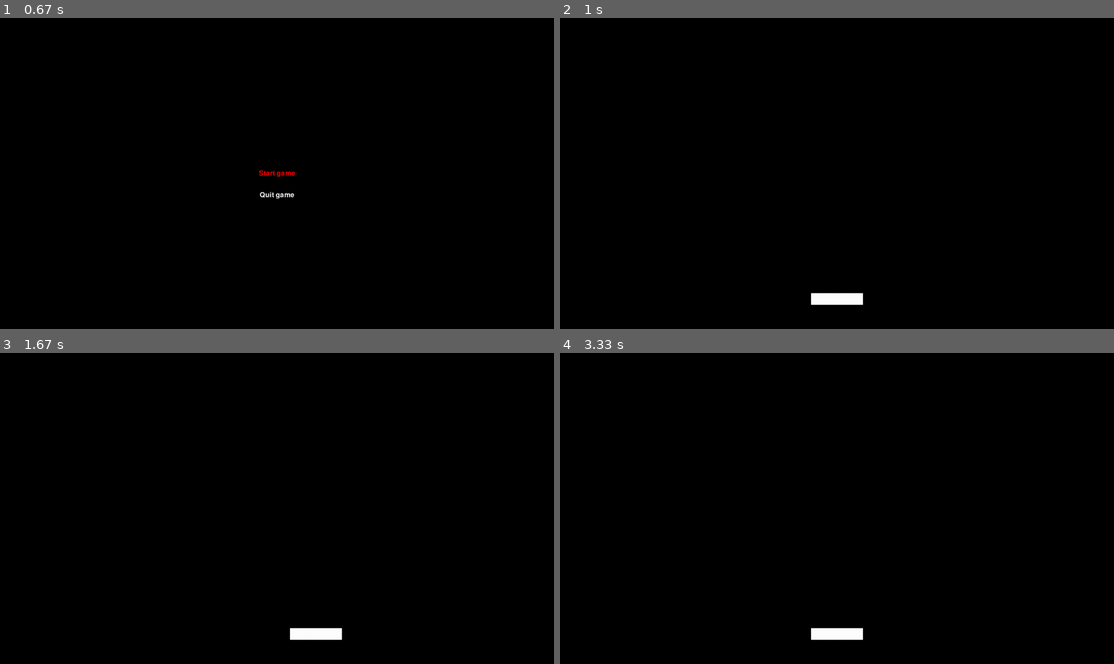
Above: before the commit, frames 1-4 (two rows, left to right).
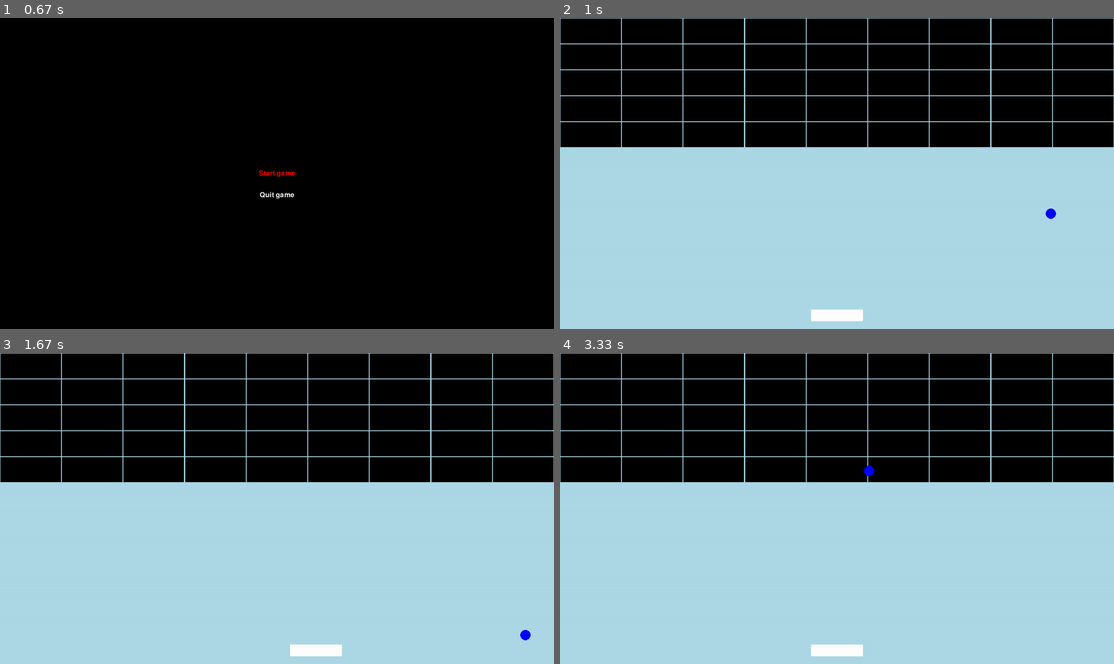
Above: after the commit, the same moments.

Repository: GuilhermeJuventino/Breakout-Pygame
Game: pygame game, started from main.py
The game is run twice, just before and just after one commit, with the same random seed, the same clock (stepped at 60 frames per second) and the same inputs.
Inputs:
- Up to frame 1 (0.67 s): tap Enter at 0.33 s
- Up to frame 2 (1 s): tap Enter at 0.67 s
- Up to frame 3 (1.67 s): hold Right 1-1.47 s; hold Left from 1.5 s (still down)
- Up to frame 4 (3.33 s): release Left at 2.03 s; hold Left 2.07-2.47 s; hold Right 2.5-3.13 s; hold Left from 3.17 s (still down)

Frame 1 is identical in both runs. In frame 2, 61% of the frame differs, in the area x 0-100%, y 0-100%; in frame 3, 61%; in frame 4, 61%.

Commit message:
Blocks and Ball in the game.
Added the blocks and the ball into the game, but they're still not fully functional yet.

Diff:
--- a/constants.py
+++ b/constants.py
@@ -2,3 +2,30 @@
 
 WIDTH = 1280
 HEIGHT = 720
+
+# Block settings
+
+BLOCK_MAP = [
+    "666666666666",
+    "444557755444",
+    "333333333333",
+    "222222222222",
+    "111111111111",
+    "            ",
+    "            ",
+    "            ",
+    "            "]
+
+COLOR_LEGEND = {
+    "1": "blue",
+    "2": "green",
+    "3": "red",
+    "4": "orange",
+    "5": "purple",
+    "6": "bronze",
+    "7": "grey"
+}
+
+GAP_SIZE = 2
+BLOCK_WIDTH = WIDTH / len(BLOCK_MAP) - GAP_SIZE
+BLOCK_HEIGHT = HEIGHT / len(BLOCK_MAP[0]) - GAP_SIZE
--- a/elements/ball.py
+++ b/elements/ball.py
@@ -2,20 +2,31 @@
 import constants as c
 
 from .base import BaseObject
-
+from random import randrange as rnd
 
 class Ball(BaseObject):
     def __init__(self):
         super(Ball, self).__init__()
         self.x = c.WIDTH / 2
         self.y = c.HEIGHT / 2
-        self.radius = 2
-        self.speed_x = 0
-        self.speed_y = 0
-        self.speed = 5
+        self.radius = 12
+        self.ball_rect = int(self.radius * 2 ** 0.5)
+        self.rect = pygame.Rect(rnd(self.ball_rect, c.WIDTH - self.ball_rect), c.HEIGHT // 2, self.ball_rect, self.ball_rect)
+        self.speed_x = 5
+        self.speed_y = 5
 
     def update(self):
-        pass
+        self.rect.x += self.speed_x
+        self.rect.y += self.speed_y
+
+        if self.rect.left <= 0 or self.rect.right >= c.WIDTH:
+            self.speed_x *= -1
+
+        if self.rect.top <= 0 or self.rect.bottom >= c.HEIGHT:
+            self.speed_y *= -1
 
     def draw(self, window):
+        pygame.draw.circle(window, pygame.Color("blue"), (self.rect.center), self.radius)
+
+    def collide_with(self, target):
         pass
--- a/elements/block.py
+++ b/elements/block.py
@@ -0,0 +1,11 @@
+import pygame
+import constants as c
+
+from .base import BaseObject
+
+
+class Block(BaseObject):
+    def __init__(self, block_type, pos):
+        super(Block, self).__init__()
+        self.image = pygame.Surface((c.BLOCK_WIDTH, c.BLOCK_HEIGHT))
+        self.rect = self.image.get_rect(topleft=pos)
--- a/elements/player.py
+++ b/elements/player.py
@@ -8,7 +8,7 @@
     def __init__(self):
         super(Player, self).__init__()
         self.x = 1280 / 2
-        self.y = 650
+        self.y = 688
         self.width = 120
         self.height = 27
         self.speed = 5
--- /dev/null
+++ b/stage_setup.py
@@ -0,0 +1,21 @@
+import pygame
+import constants as c
+
+from elements.block import Block
+
+
+def StageSetup():
+    # Cycle trough all rows and columns in BLOCK_MAP
+    block_group = pygame.sprite.Group()
+
+    for row_index, row in enumerate(c.BLOCK_MAP):
+        for col_index, col in enumerate(row):
+
+            if col != " ":
+                # Find the x and y position of each individual block
+                x = col_index * (c.BLOCK_WIDTH + c.GAP_SIZE) + c.GAP_SIZE // 2
+                y = row_index * (c.BLOCK_HEIGHT + c.GAP_SIZE) + c.GAP_SIZE // 2
+                block = Block(col, (x, y))
+                block_group.add(block)
+
+    return block_group
--- a/states/gameplay.py
+++ b/states/gameplay.py
@@ -1,5 +1,7 @@
 import pygame
-from elements import player
+
+from elements import player, ball
+from stage_setup import StageSetup
 from .base import BaseState
 
 
@@ -7,7 +9,11 @@
     def __init__(self):
         super(GamePlay, self).__init__()
         self.next_state = "GAMEOVER"
+
+        # Block group
+        self.block_group = StageSetup()
         self.player = player.Player()
+        self.ball = ball.Ball()
 
     def get_event(self, event):
         if event.type == pygame.QUIT:
@@ -18,8 +24,13 @@
                 self.done = True
 
     def draw(self, window):
-        window.fill(pygame.Color("black"))
+        window.fill(pygame.Color("lightblue"))
         self.player.draw(window)
+        self.block_group.draw(window)
+        self.ball.draw(window)
 
     def update(self, dt):
         self.player.update()
+        self.ball.update()
+
+        self.ball.collide_with(self.player)
Not shown, changed: todo
